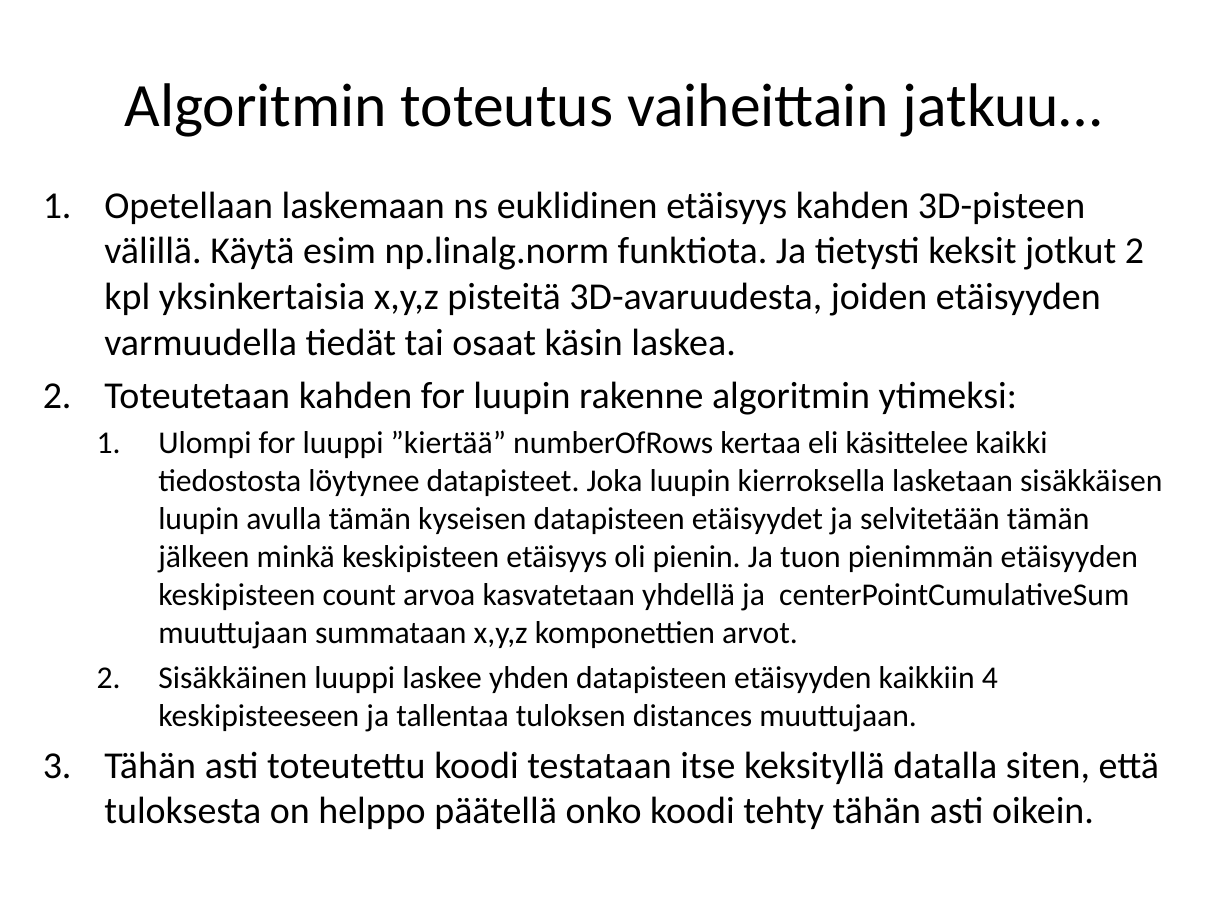
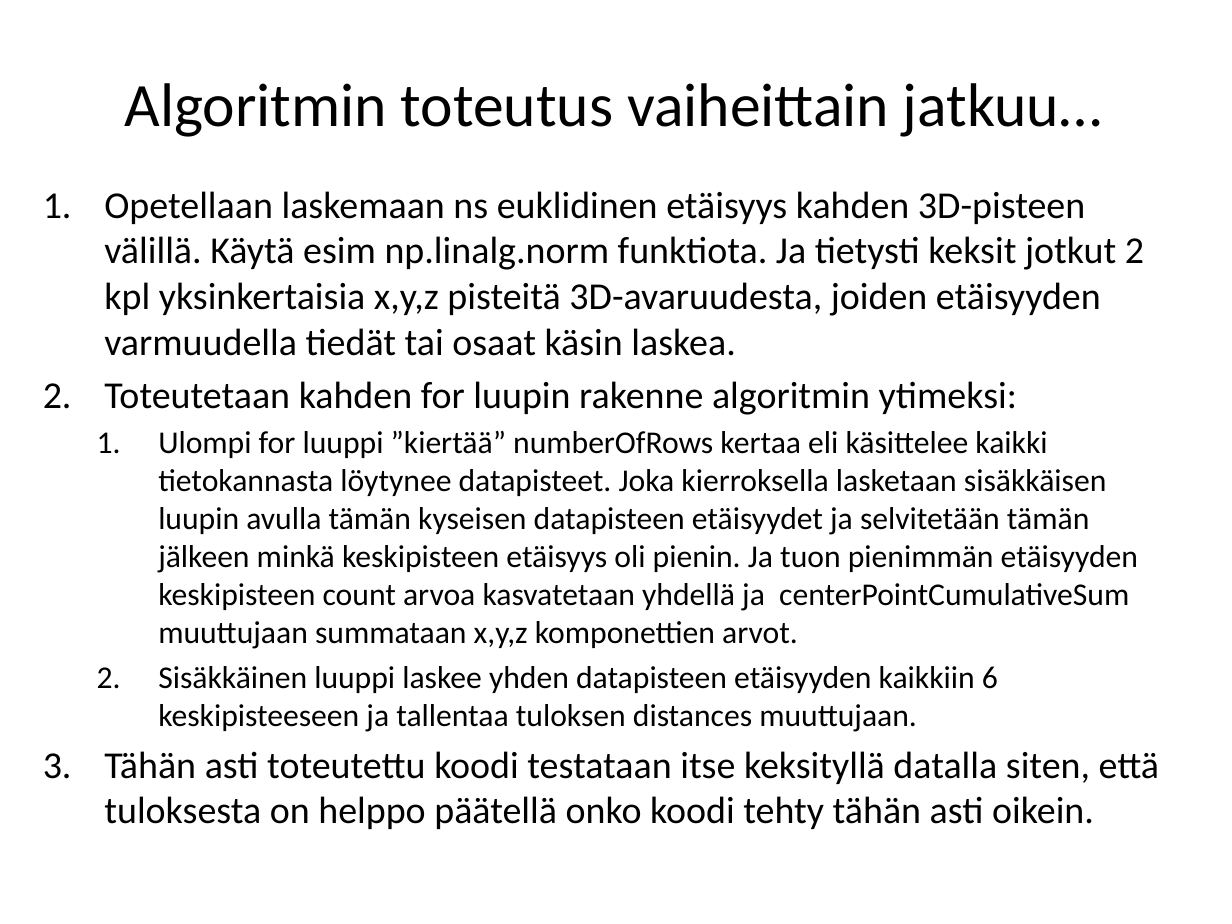
Before and after one commit to kajyrkka/TL_Project_Week5, a slide deck: slide 6 of Viikon 5 tehtavat.pptx. Drawn at 1232x924 pixels with LibreOffice and Linux fonts; fonts in the diff are those of the drawing; background and template pictures are left out. Boxes give left, top, right and bottom in pixels: in the first picture for what was removed or moved away, otherwise in the second. Text is boxed around its words. In the diff, an @@ line names an element or a change of style, - is before the commit and + after.

```diff
--- a/Viikon 5 tehtavat.pptx
+++ b/Viikon 5 tehtavat.pptx
@@ text at (158,430,1138,732): text changed @@
-  1. Ulompi for luuppi ”kiertää” numberOfRows kertaa eli käsittelee kaikki tiedostosta löytynee datapisteet. Joka luupin kierroksella lasketaan sisäkkäisen luupin avulla tämän kyseisen datapisteen etäisyydet ja selvitetään tämän jälkeen minkä keskipisteen etäisyys oli pienin. Ja tuon pienimmän etäisyyden keskipisteen count arvoa kasvatetaan yhdellä ja centerPointCumulativeSum muuttujaan summataan x,y,z komponettien arvot.
-  2. Sisäkkäinen luuppi laskee yhden datapisteen etäisyyden kaikkiin 4 keskipisteeseen ja tallentaa tuloksen distances muuttujaan.
+  1. Ulompi for luuppi ”kiertää” numberOfRows kertaa eli käsittelee kaikki tietokannasta löytynee datapisteet. Joka kierroksella lasketaan sisäkkäisen luupin avulla tämän kyseisen datapisteen etäisyydet ja selvitetään tämän jälkeen minkä keskipisteen etäisyys oli pienin. Ja tuon pienimmän etäisyyden keskipisteen count arvoa kasvatetaan yhdellä ja centerPointCumulativeSum muuttujaan summataan x,y,z komponettien arvot.
+  2. Sisäkkäinen luuppi laskee yhden datapisteen etäisyyden kaikkiin 6 keskipisteeseen ja tallentaa tuloksen distances muuttujaan.
```
Also in this commit, not shown: 2 other slides changed, 3 slides removed, 2 other files.
